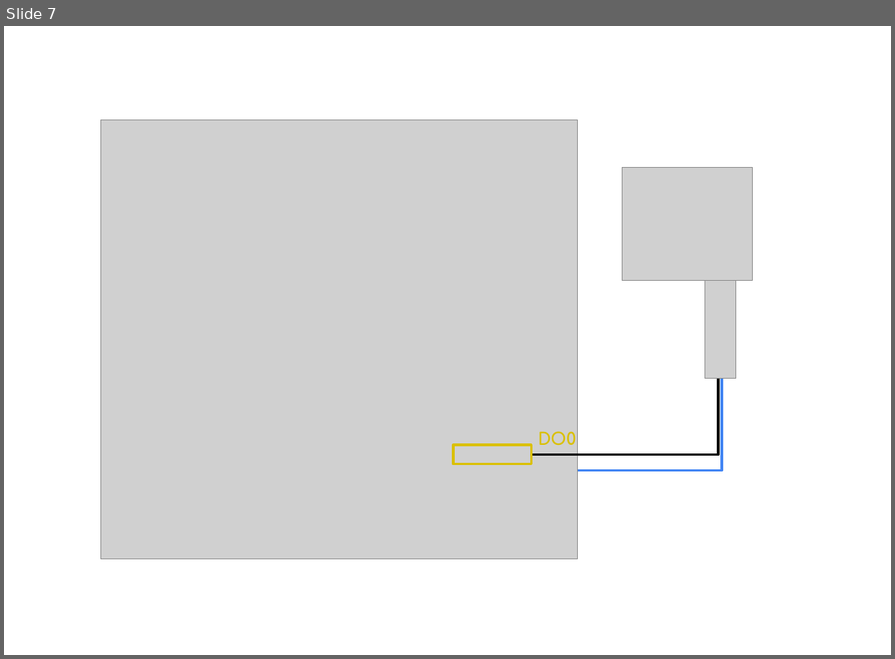
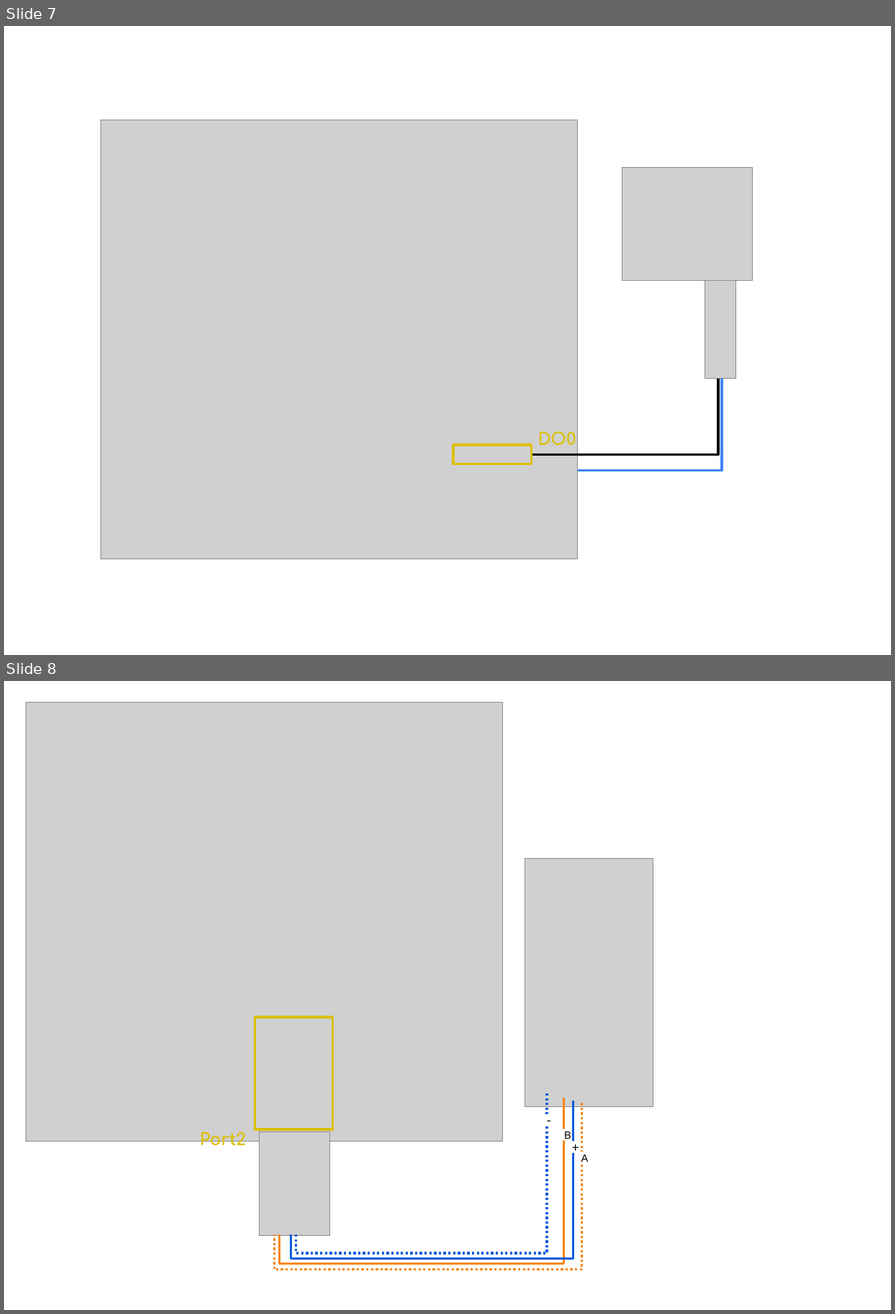
Before and after one commit to fchampalimaud/cf.bonsai, a slide deck: docs/images/SchematicFigures.pptx. Shown one above the other, each under a label of ours: slide 7 before the commit, slides 7 and 8 after it. The pictures are 895x659 and 895x1314 pixels, drawn with LibreOffice and Linux fonts; fonts in the diff are those of the drawing; grey boxes stand for pictures. Boxes give left, top, right and bottom in pixels: in the first picture for what was removed or moved away, otherwise in the second. Text is boxed around its words. In the diff, an @@ line names an element or a change of style, - is before the commit and + after.

```diff
--- a/docs/images/SchematicFigures.pptx
+++ b/docs/images/SchematicFigures.pptx
@@ slide 8 added at (4,681,891,1310), background #FFFFFF @@
@@ group added at (26,702,653,1270): 4 elbow lines, 4 ellipses, 3 pictures, 1 text, 1 rectangle @@
+Port2
++
+-
+B
+A
```
Also in this commit, not shown: 1 slide removed, 29 other files.
